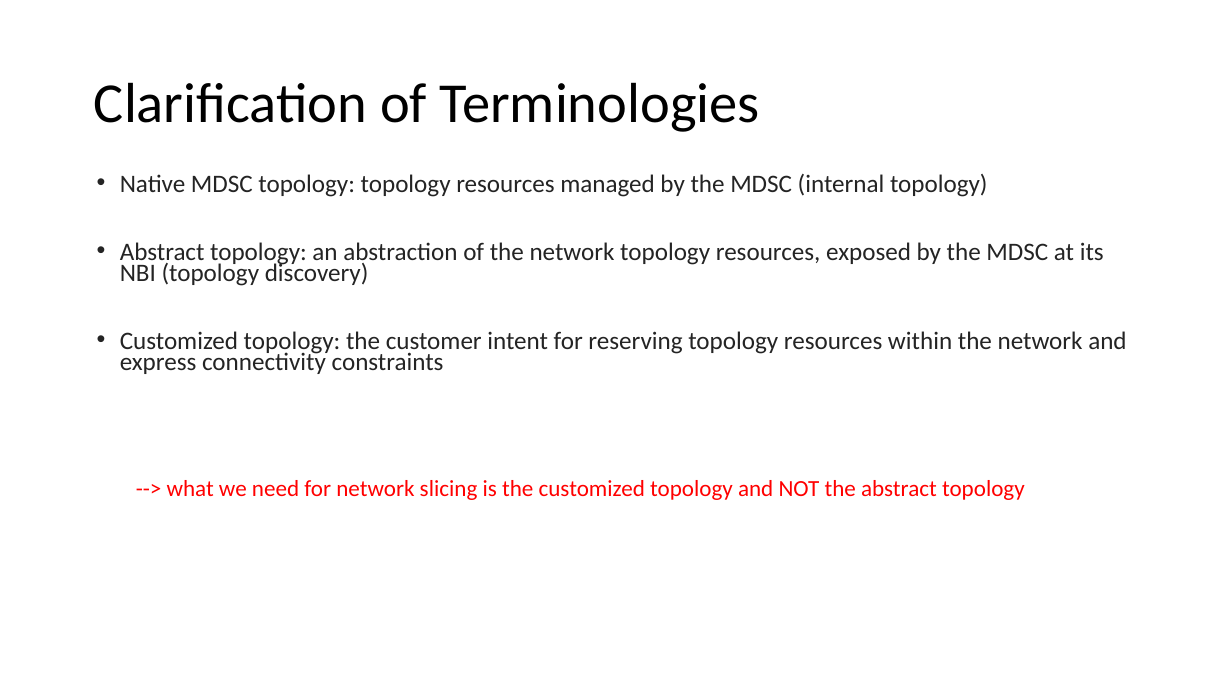
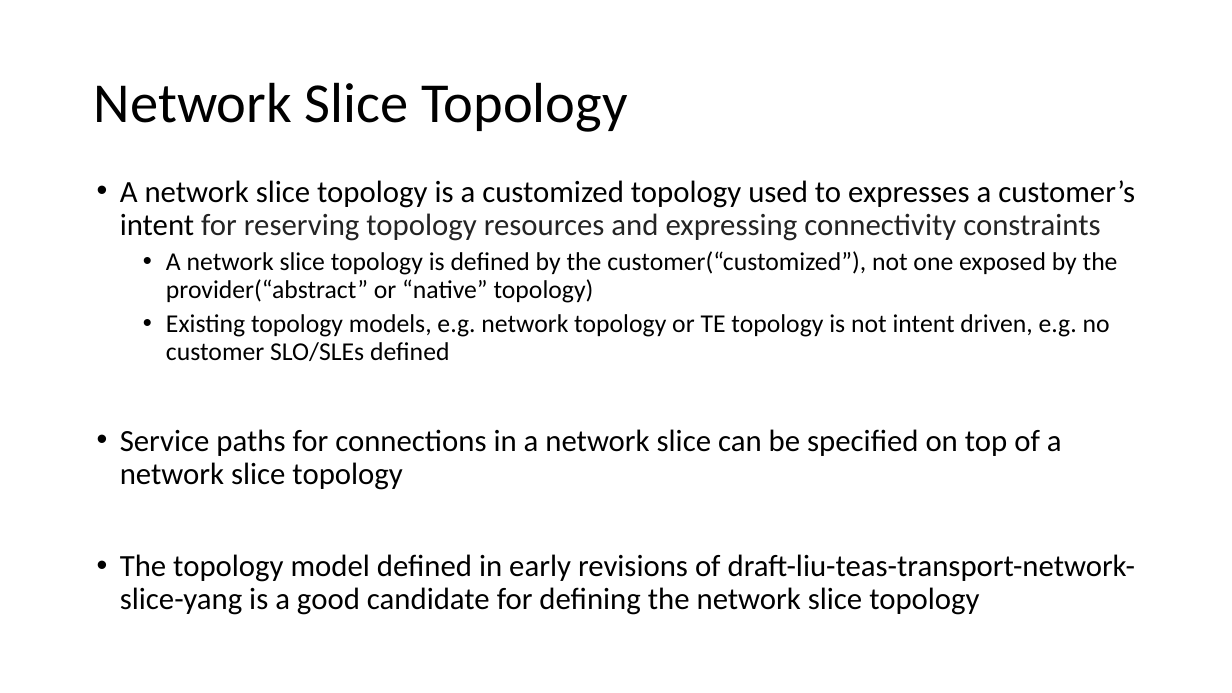
Before and after one commit to aguoietf/Public_material_for_standards, a slide deck: slide 3 of draft-liu-teas-transport-network-slice-yang-06.pptx. Drawn at 1232x693 pixels with LibreOffice and Linux fonts; fonts in the diff are those of the drawing. Boxes give left, top, right and bottom in pixels: in the first picture for what was removed or moved away, otherwise in the second. Text is boxed around its words. In the diff, an @@ line names an element or a change of style, - is before the commit and + after.

```diff
--- a/draft-liu-teas-transport-network-slice-yang-06.pptx
+++ b/draft-liu-teas-transport-network-slice-yang-06.pptx
@@ title at [94, 82, 627, 132]: text changed @@
-Clarification of Terminologies
+Network Slice Topology
@@ text removed at [120, 174, 1126, 374] @@
-• Native MDSC topology: topology resources managed by the MDSC (internal topology)
-• Abstract topology: an abstraction of the network topology resources, exposed by the MDSC at its NBI (topology discovery)
-• Customized topology: the customer intent for reserving topology resources within the network and express connectivity constraints
@@ text added at [120, 180, 1135, 615], 24 pt, text #000000 @@
+• A network slice topology is a customized topology used to expresses a customer’s intent for reserving topology resources and expressing connectivity constraints
+  • A network slice topology is defined by the customer(“customized”), not one exposed by the provider(“abstract” or “native” topology)
+  • Existing topology models, e.g. network topology or TE topology is not intent driven, e.g. no customer SLO/SLEs defined
+• Service paths for connections in a network slice can be specified on top of a network slice topology
+• The topology model defined in early revisions of draft-liu-teas-transport-network-slice-yang is a good candidate for defining the network slice topology
@@ text removed at [167, 480, 1025, 500] @@
---> what we need for network slicing is the customized topology and NOT the abstract topology
```
Also in this commit, not shown: 4 other slides changed, 1 other file.
